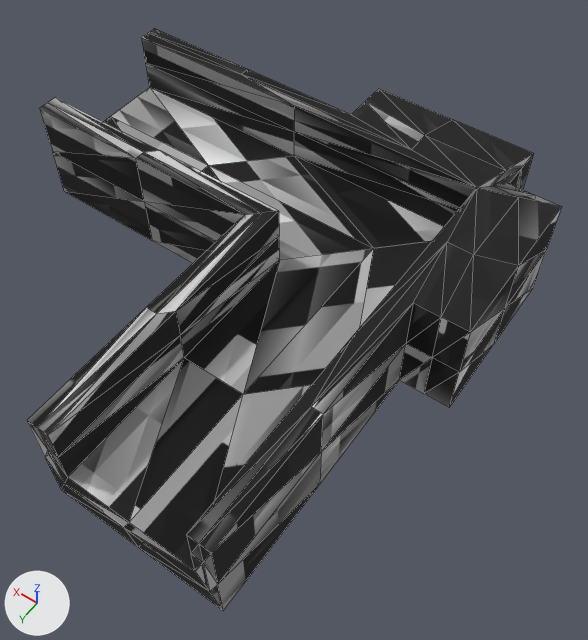
The OBJ model resources/shape-12.obj: old version first, new version second.
Camera for both pictures: a 50 mm lens placed at (-0.363, 0.7, 0.867), pointed at (0.033, 0.144, -0.006). Lighting does not change. The marker at lower left points along +X, +Y and +Z. Mesh edges are drawn as thin lines. Where no turn or scale is listed for an object, it has been applied to the vertices.

Script lines for the objects in view, before the commit:
```python
me_shape_12 = bpy.data.meshes.new('shape-12')
me_shape_12.from_pydata(...)  # 154 vertices, 304 faces; spans x -0.2..0.5, y -0.2..0.5, z -0.038..0.125
me_shape_12.materials.append(mat_material_0)  # picture img_shape_null_tex_png
ob_shape_12 = bpy.data.objects.new('shape-12', me_shape_12)
ob_shape_12.location = (0.0, 0.0, 0.0)
```
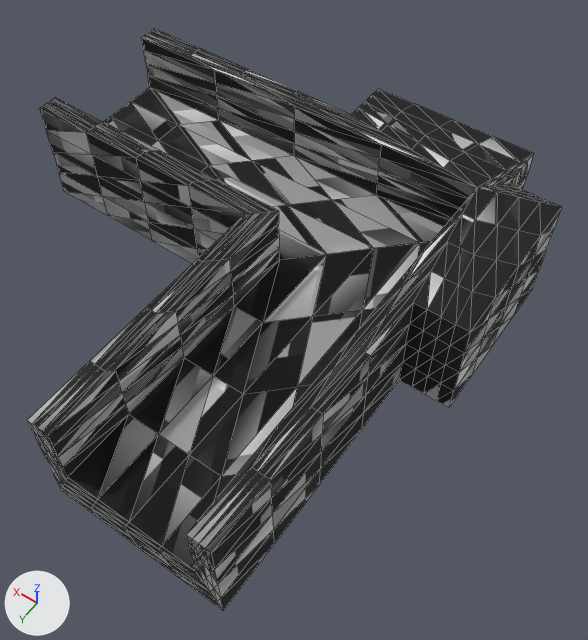
Patch to the scene script:
```diff
--- a/resources/shape-12.obj.py
+++ b/resources/shape-12.obj.py
@@ me_shape_12 @@
 # used by ob_shape_12; location = (0.0, 0.0, 0.0)
-me_shape_12.from_pydata(...)  # 154 vertices, 304 faces; spans x -0.2..0.5, y -0.2..0.5, z -0.038..0.125
+me_shape_12.from_pydata(...)  # 610 vertices, 1216 faces; spans x -0.2..0.5, y -0.2..0.5, z -0.038..0.125
+# me_shape_12 part 1: 456 vertices added at x -0.2..0.5, y -0.2..0.5, z -0.038..0.125
 me_shape_12.materials.append(mat_material_0)
```

Where the change shows, as pixel boxes (x1, y1, x2, y2) in the pictures (588 x 640 px):
part 1 of me_shape_12, added: after (27, 28, 562, 611)
